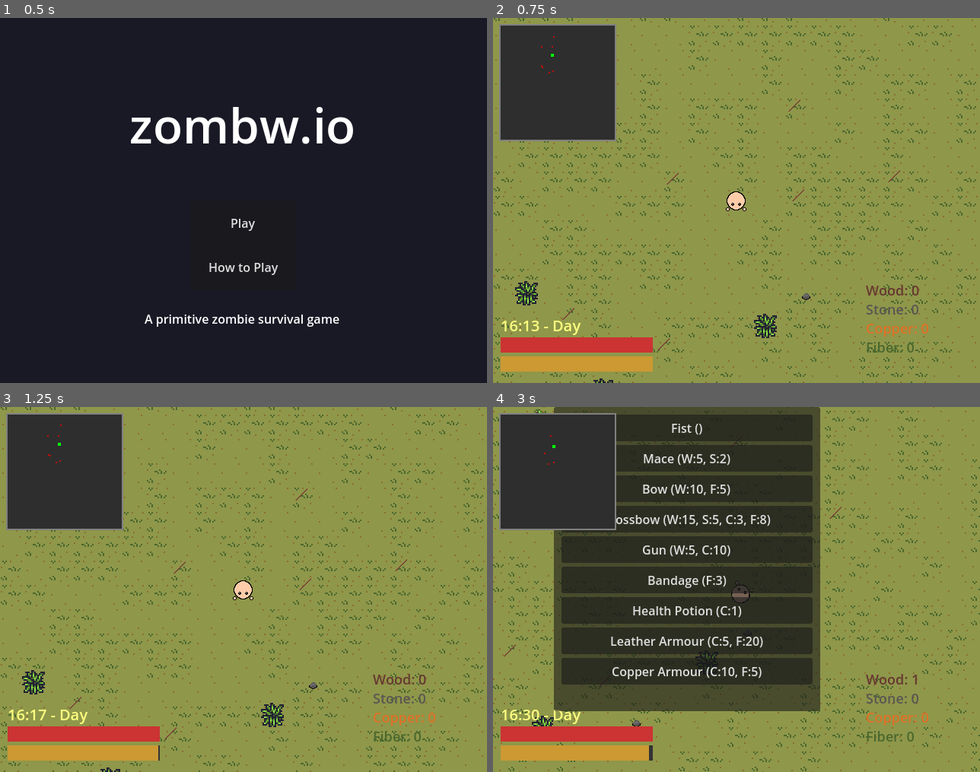
Above: before the commit, frames 1-4 (two rows, left to right).
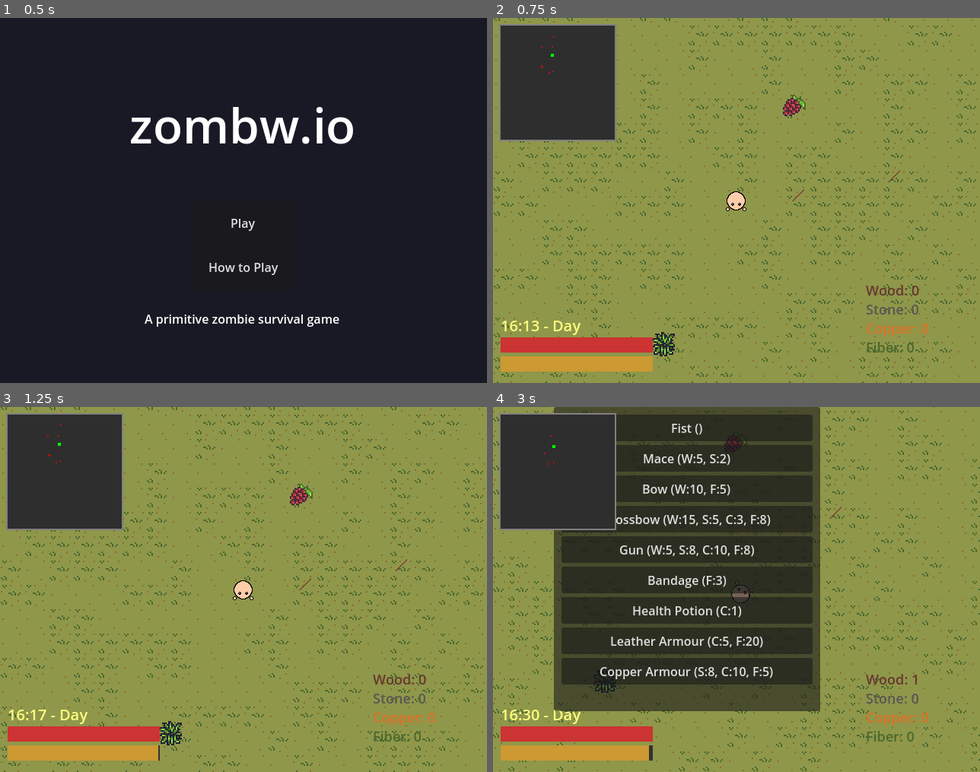
Above: after the commit, the same moments.

Repository: wondertrash/zombwio
Game: Godot game, scene res://startmenu.tscn
The game is run twice, just before and just after one commit, with the same random seed, the same clock (stepped at 60 frames per second) and the same inputs.
Inputs (mouse positions are in pixels of both pictures, inside the frame that each line leads up to):
- Up to frame 1 (0.5 s): no input
- Up to frame 2 (0.75 s): click "Play" at 0.5 s
- Up to frame 3 (1.25 s): no input
- Up to frame 4 (3 s): tap Enter (ui_accept) at 1.25, 1.52, 2.27 s; move the mouse to (843, 571) at 1.27 s; hold D (right) 1.28-2.03 s; tap B (build) at 1.35, 2.1 s; click (843, 571) at 1.42 s; move the mouse to (639, 607) at 2.02 s; hold S (down) 2.03-2.78 s; move the mouse to (785, 509) at 2.77 s; hold D (right) from 2.78 s (still down); tap C (craft) at 2.85 s

Frame 1 is identical in both runs. In frame 2, 0.9% of the frame differs, in the area x 4-66%, y 21-100%; in frame 3, 0.9%; in frame 4, 1.1%, in the area x 2-58%, y 0-88%.

Commit message:
starving sound fix, resource balance changes

Diff:
--- a/zombwio/craftingui.gd
+++ b/zombwio/craftingui.gd
@@ -7,11 +7,11 @@
 	"Mace": {"wood": 5, "stone": 2, "copper": 0, "fiber": 0, "damage": 20, "range": 35, "type": "melee"},
 	"Bow": {"wood": 10, "stone": 0, "copper": 0, "fiber": 5, "damage": 40, "range": 200, "type": "bow"},
 	"Crossbow": {"wood": 15, "stone": 5, "copper": 3, "fiber": 8, "damage": 60, "range": 250, "type": "bow"},
-	"Gun": {"wood": 5, "stone": 0, "copper": 10, "fiber": 0, "damage": 80, "range": 300, "type": "gun"},
+	"Gun": {"wood": 5, "stone": 8, "copper": 10, "fiber": 8, "damage": 80, "range": 300, "type": "gun"},
 	"Bandage": {"wood": 0, "stone": 0, "copper": 0, "fiber": 3, "damage": 0, "range": 0, "type": "heal"},
 	"Health Potion": {"wood": 0, "stone": 0, "copper": 1, "fiber": 0, "damage": 0, "range": 0, "type": "heal"},
 	"Leather Armour": {"wood": 0, "stone": 0, "copper": 5, "fiber": 20, "damage": 0, "range": 0, "type": "armour"},
-	"Copper Armour": {"wood": 0, "stone": 0, "copper": 10, "fiber": 5, "damage": 0, "range": 0, "type": "armour"}
+	"Copper Armour": {"wood": 0, "stone": 8, "copper": 10, "fiber": 5, "damage": 0, "range": 0, "type": "armour"}
 }
 var craft_sound: AudioStream = load("res://sounds/craft.wav")
 func _ready() -> void:
--- a/zombwio/player.gd
+++ b/zombwio/player.gd
@@ -33,6 +33,9 @@
 var resources_collected: int = 0
 var buildings_placed: int = 0
 var speed_multiplier: float = 1.0
+var max_inventory_per_item: int = 32
+var last_damage_sound_time: float = 0.0
+var damage_sound_cooldown: float = 0.25
 var default_speed: float = 100.0
 var is_dead := false
 var inventory: Dictionary = {
@@ -42,7 +45,6 @@
 	"copper": 0,
 	"fiber": 0
 }
-var max_inventory_per_item: int = 32
 var hit_sound: AudioStream = load("res://sounds/hit.wav")
 var eat_sound: AudioStream = load("res://sounds/eat.wav")
 var swing_sound: AudioStream = load("res://sounds/swing.wav")
@@ -161,7 +163,10 @@
 func take_damage(amount: float):
 	if is_invincible:
 		return
-	play_sound(hit_sound)
+	var current_time = Time.get_ticks_msec() / 1000.0
+	if current_time - last_damage_sound_time >= damage_sound_cooldown:
+		play_sound(hit_sound)
+		last_damage_sound_time = current_time
 	current_health -= amount
 	time_since_last_damage = 0.0
 	modulate = Color(1, 0.3, 0.3)
@@ -177,6 +182,9 @@
 	if death_screen:
 		death_screen.show_death_screen(survival_time)
 func collect_resource(type: String, amount: int):
+	if inventory[type] >= max_inventory_per_item:
+		show_inventory_full_message(type)
+		return
 	var space_available = max_inventory_per_item - inventory[type]
 	var amount_to_add = min(amount, space_available)
 	if type == "berries":
@@ -260,6 +268,22 @@
 	current_health = clamp(current_health, 0, max_health)
 func set_near_campfire(value: bool):
 	near_campfire = value
+func show_inventory_full_message(resource_type: String):
+	var label = Label.new()
+	label.text = "%s FULL!" % resource_type.to_upper()
+	label.add_theme_font_size_override("font_size", 20)
+	label.modulate = Color(1, 0.5, 0)
+	label.z_index = 8
+	label.global_position = global_position - Vector2(30, 50)
+	get_parent().add_child(label)
+	var tween = create_tween()
+	tween.set_parallel(true)
+	tween.tween_property(label, "global_position:y", label.global_position.y - 30, 1.0)
+	tween.tween_property(label, "modulate:a", 0.0, 1.0)
+	tween.finished.connect(label.queue_free)
+	modulate = Color(1, 0.5, 0)
+	await get_tree().create_timer(0.1).timeout
+	modulate = Color(1, 1, 1)
 func play_sound(sound: AudioStream):
 	var player = AudioStreamPlayer.new()
 	player.stream = sound
--- a/zombwio/resourcespawner.gd
+++ b/zombwio/resourcespawner.gd
@@ -3,11 +3,11 @@
 @export var spawn_area_size: Vector2 = Vector2(5120, 3840)
 @export var spawn_map_buffer: float = 16.0
 @export var spawn_player_buffer: float = 16.0
-@export var max_wood: int = 255
-@export var max_stone: int = 255
-@export var max_berries: int = 128
-@export var max_copper: int = 16
-@export var max_fiber: int = 64
+@export var max_wood: int = 48
+@export var max_stone: int = 24
+@export var max_berries: int = 32
+@export var max_copper: int = 8
+@export var max_fiber: int = 24
 var wood_resources: Array = []
 var stone_resources: Array = []
 var berry_resources: Array = []
Not shown, added: export.7z
Not shown, changed: export.zip
Not shown, changed: export/index.html
Not shown, changed: export/index.pck
